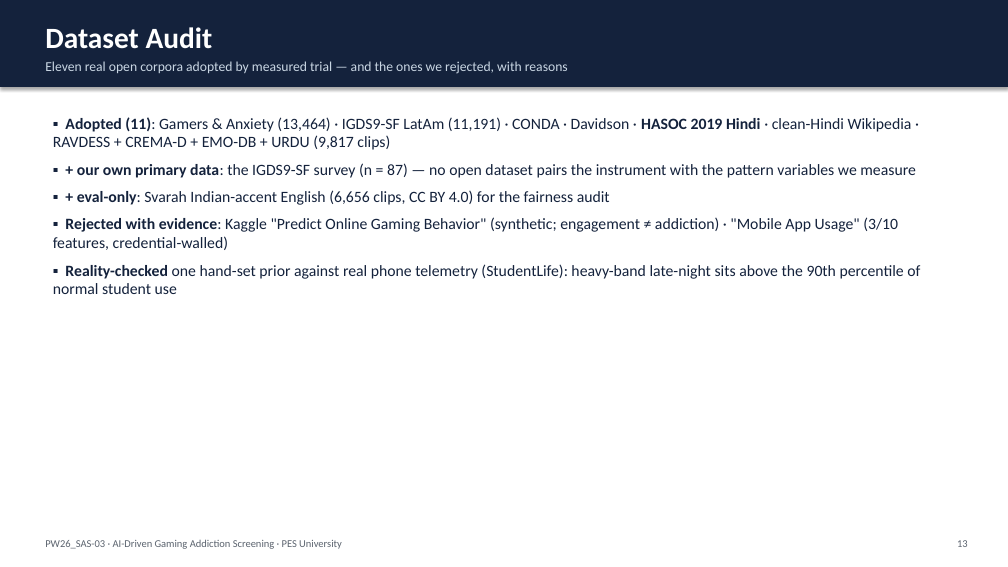
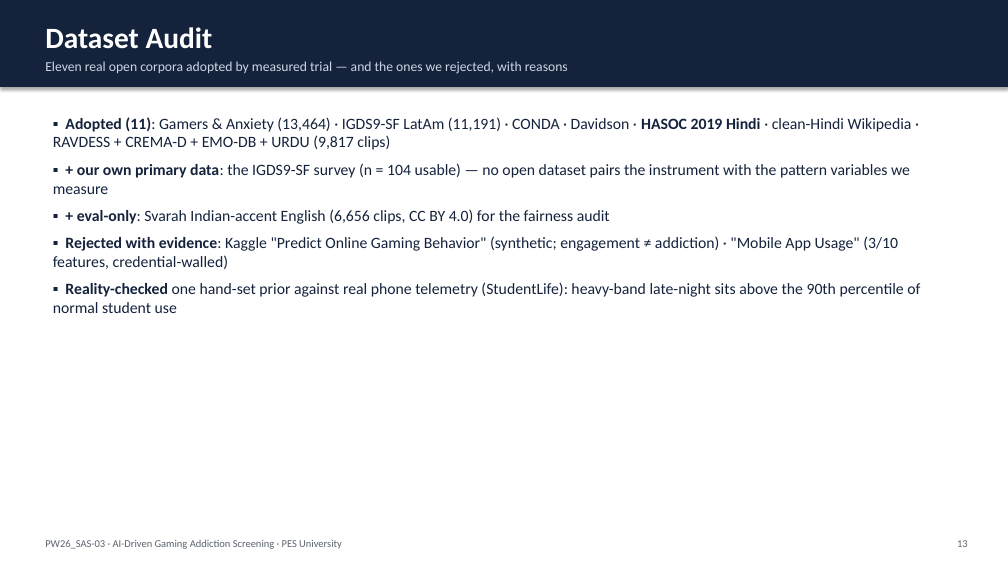
Before and after one commit to kaustubhagarwal21/gaming-addiction-detection-capstone, a slide deck: slide 13 of docs/DEFENSE_DECK.pptx. Drawn at 1008x567 pixels with LibreOffice and Linux fonts; fonts in the diff are those of the drawing. Boxes give left, top, right and bottom in pixels: in the first picture for what was removed or moved away, otherwise in the second. Text is boxed around its words. In the diff, an @@ line names an element or a change of style, - is before the commit and + after.

Commit message:
decks: derive survey sample sizes from the JSONs instead of hardcoding them
Four literal sample sizes survived the n=134 re-analysis because they were
plain strings, not read from docs/survey_validation.json: the PES deck's
external-validation row said 'n = 86' and its Gantt said 'n = 87', and the
defense deck said 'n = 87' in two places. Now interpolated from
construct_validity.n (103), n_usable (104) and n_raw (134), so a future
re-analysis cannot leave a stale figure on a slide the panel reads.
Both decks rebuilt and scanned: no stale n, rho or p-value remains.

```diff
--- a/docs/DEFENSE_DECK.pptx
+++ b/docs/DEFENSE_DECK.pptx
@@ text at <box>53,163,910,194</box>: text changed @@
-▪ + our own primary data: the IGDS9-SF survey (n = 87) — no open dataset pairs the instrument with the pattern variables we measure
+▪ + our own primary data: the IGDS9-SF survey (n = 104 usable) — no open dataset pairs the instrument with the pattern variables we measure
```
Also in this commit, not shown: 1 other slide changed, 3 other files.
